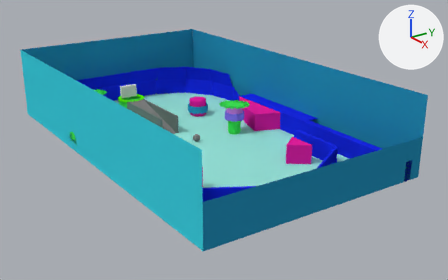
Renders of the Blender file src/models/table_mods.blend from each side of a commit.
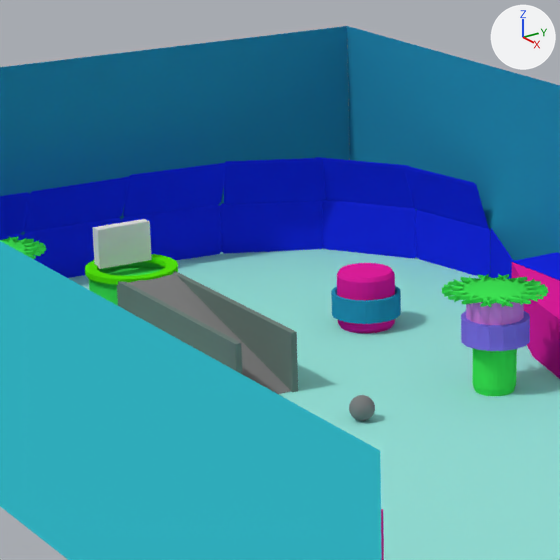
Old and new are each drawn whole from a camera (50 mm lens) standing at (13.47, -8.35, 5.87) and looking at (0.67, 0.43, 0.15) and again close up on the part from 21% to 56% of the width and 8% to 65% of the height. The lights are fixed; the arrows at upper right show +X, +Y and +Z.

Script lines for the objects in view, before the commit:
```python
me_cube_003 = bpy.data.meshes.new('Cube.003')
me_cube_003.from_pydata(...)  # 24 vertices, 26 faces; spans x -0.5..0.5, y -0.005..0.005, z -0.25..0.25
me_cube_003.materials.append(mat_material_003)  # blue #1929e7
me_cube_018 = bpy.data.meshes.new('Cube.018')
me_cube_018.from_pydata(...)  # 24 vertices, 26 faces; spans x -0.5..0.5, y -0.005..0.005, z -0.25..0.25
me_cube_018.materials.append(mat_material_003)  # blue #1929e7
me_cylinder_013 = bpy.data.meshes.new('Cylinder.013')
me_cylinder_013.from_pydata(...)  # 64 vertices, 32 faces; spans x -1.0..1.0, y -1.0..1.0, z -1.0..1.0
me_cylinder_013.materials.append(mat_material_012)  # cyan #278fb9
ob_cube_006 = bpy.data.objects.new('Cube.006', me_cube_003)
ob_cube_006.location = (-3.9, 2.525, 0.25)
ob_cube_006.rotation_euler = (0.0, 0.0, 0.611)  # degrees (0, 0, 35)
ob_cube_018 = bpy.data.objects.new('Cube.018', me_cube_018)
ob_cube_018.location = (-3.85, 2.47, 0.72)
ob_cube_018.rotation_euler = (0.349, 0.0, 0.611)  # degrees (20, 0, 35)
ob_cylinder_013 = bpy.data.objects.new('Cylinder.013', me_cylinder_013)
ob_cylinder_013.location = (-2.0, 1.3, 0.21)
ob_cylinder_013.scale = (0.3, 0.3, 0.1)
_m = ob_cylinder_013.modifiers.new('Solidify', 'SOLIDIFY')
_m.thickness = 0.1
_m.nonmanifold_thickness_mode = 'FIXED'
_m.nonmanifold_merge_threshold = 0.0003
# also in view: 'Cube.017' at (-3.01, 2.81, 0.72); 'Cube.008' at (-4.75, 0.85, 0.25); 'Cylinder.003' at (-2.0, 1.3, 0.25); 'Cube.020' at (-4.65, 0.85, 0.72); 'Cylinder.005' at (-3.2, -0.34, 0.25)
```
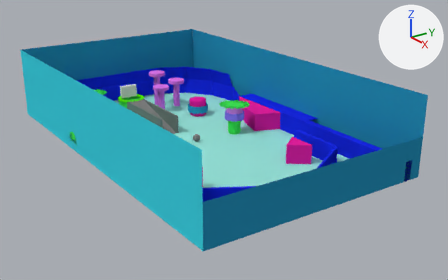
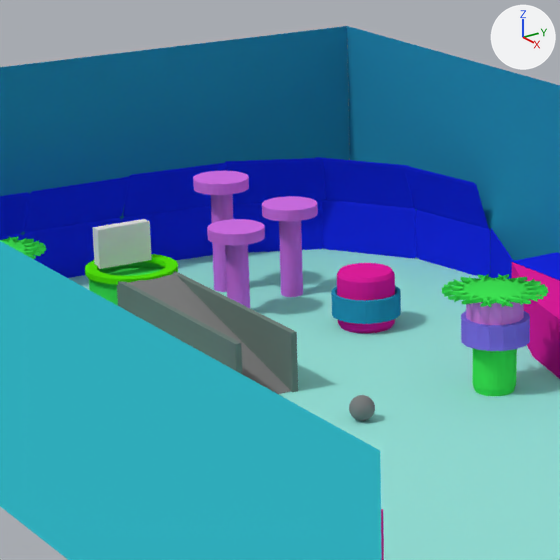
The change in detail:
Material 'Material.007' (mat_material_007) is new.
Its base color is (0.653, 0.166, 0.8) (purple #d371e7).
Mesh me_cylinder_022 is new.
It is a 32-sided cylinder along z spanning x -1.0..1.0, y -1.0..1.0, z -1.0..1.0.
It uses material mat_material_007 (purple #d371e7).
Object 'Cylinder.022' (ob_cylinder_022) is new; it shows me_cylinder_022.
Its location is (-3.665, 0.813, 0.5).
Its scale is (0.1, 0.1, 0.5).
Object 'Cylinder.023' (ob_cylinder_023) is new; it shows a copy of me_cylinder_022.
Its location is (-3.665, 0.813, 1.0).
Its scale is (0.25, 0.25, 0.05).
Object 'Cylinder.024' (ob_cylinder_024) is new; it shows a copy of me_cylinder_022.
Its location is (-2.916, 0.542, 0.75).
Its scale is (0.25, 0.25, 0.05).
Object 'Cylinder.025' (ob_cylinder_025) is new; it shows a copy of me_cylinder_022.
Its location is (-2.916, 0.542, 0.375).
Its scale is (0.1, 0.1, 0.375).
Object 'Cylinder.026' (ob_cylinder_026) is new; it shows a copy of me_cylinder_022.
Its location is (-3.177, 1.239, 0.4).
Its scale is (0.1, 0.1, 0.4).
Object 'Cylinder.027' (ob_cylinder_027) is new; it shows a copy of me_cylinder_022.
Its location is (-3.177, 1.239, 0.8).
Its scale is (0.25, 0.25, 0.05).

Location of each change, (x1, y1, x2, y2) in pixels of the close-ups (560 x 560 px):
'Cylinder.026', added (purple)
    after: (279, 221, 303, 297)
'Cylinder.024', added (purple)
    after: (207, 219, 265, 246)
'Cylinder.025', added (purple)
    after: (225, 245, 250, 308)
'Cylinder.027', added (purple)
    after: (262, 196, 318, 221)
'Cylinder.023', added (purple)
    after: (193, 171, 249, 195)
'Cylinder.022', added (purple)
    after: (210, 194, 233, 292)
'Cube.007', unchanged, covered by the edit
    before: (220, 201, 323, 254)
    after: (233, 201, 323, 252)
